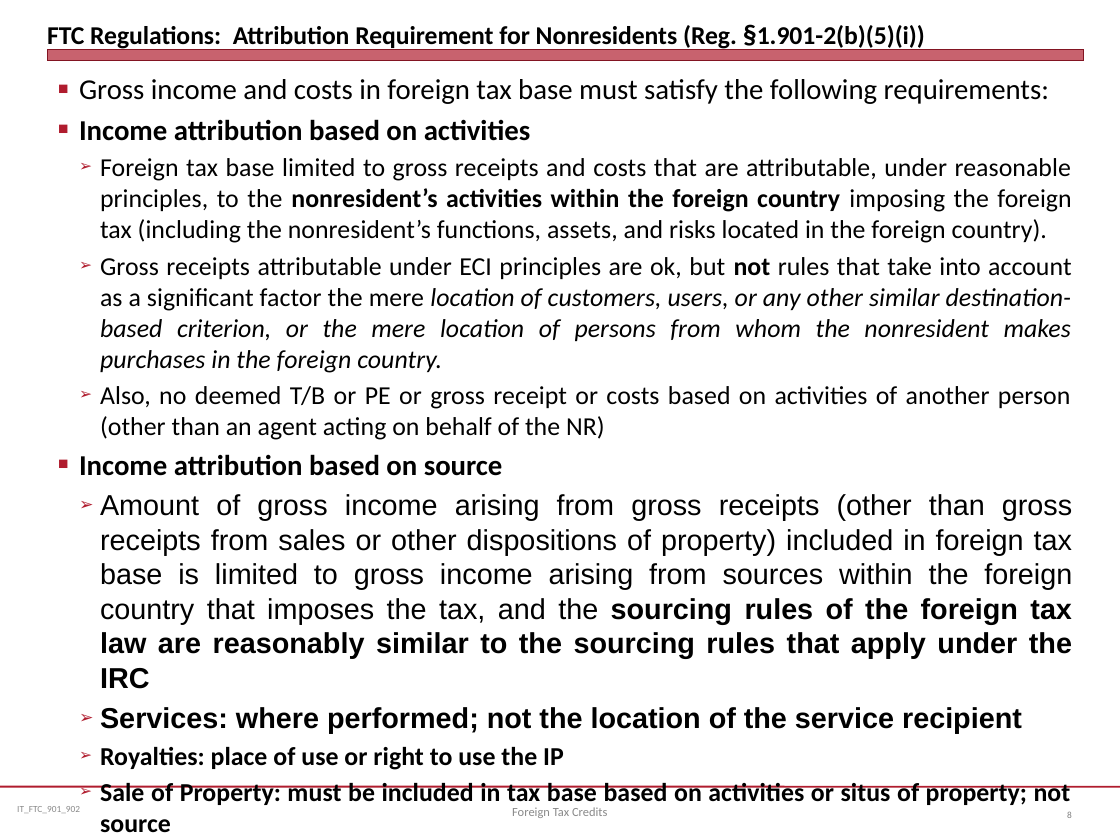
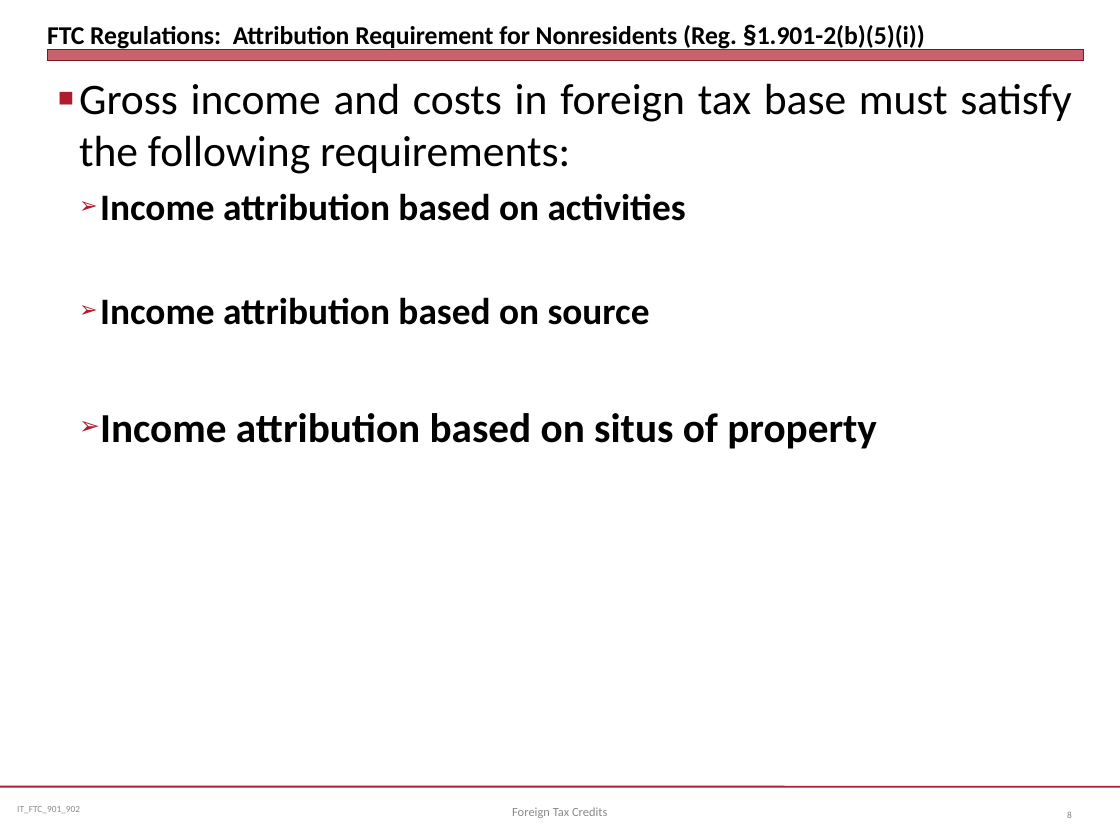
Before and after one commit to jmc877/International-Tax, a slide deck: slide 8 of slides/IT_FTC_901_22.pptx. Drawn at 1120x840 pixels with LibreOffice and Linux fonts; fonts in the diff are those of the drawing. Boxes give left, top, right and bottom in pixels: in the first picture for what was removed or moved away, otherwise in the second. Text is boxed around its words. In the diff, an @@ line names an element or a change of style, - is before the commit and + after.

```diff
--- a/slides/IT_FTC_901_22.pptx
+++ b/slides/IT_FTC_901_22.pptx
@@ text at bbox=[79, 83, 1071, 325]: size 18.5 to 28 pt in "Gross income and costs in foreign tax ..."; size 18.5 to 24 pt in "Income attribution based on activities", "Income attribution based on source"; more space between paragraphs; bullet ■ to ➢; list level 1 to 2 in "Income attribution based on activities"; list level 1 to 2 in "Income attribution based on source" @@
@@ text at bbox=[100, 158, 1072, 440]: paragraphs removed @@
-  ➢ Foreign tax base limited to gross receipts and costs that are attributable, under reasonable principles, to the nonresident’s activities within the foreign country imposing the foreign tax (including the nonresident’s functions, assets, and risks located in the foreign country).
-  ➢ Gross receipts attributable under ECI principles are ok, but not rules that take into account as a significant factor the mere location of customers, users, or any other similar destination- based criterion, or the mere location of persons from whom the nonresident makes purchases in the foreign country.
-  ➢ Also, no deemed T/B or PE or gross receipt or costs based on activities of another person (other than an agent acting on behalf of the NR)
@@ text at bbox=[100, 413, 877, 449]: text changed; size 18.5 to 26.5 pt; font Arial to Calibri @@
-  ➢ Amount of gross income arising from gross receipts (other than gross receipts from sales or other dispositions of property) included in foreign tax base is limited to gross income arising from sources within the foreign country that imposes the tax, and the sourcing rules of the foreign tax law are reasonably similar to the sourcing rules that apply under the IRC
-  ➢ Services: where performed; not the location of the service recipient
-  ➢ Royalties: place of use or right to use the IP
-  ➢ Sale of Property: must be included in tax base based on activities or situs of property; not source
+  ➢ Income attribution based on situs of property
```
Also in this commit, not shown: 10 other slides changed, 3 slides added, 5 slides removed, 3 other files.
